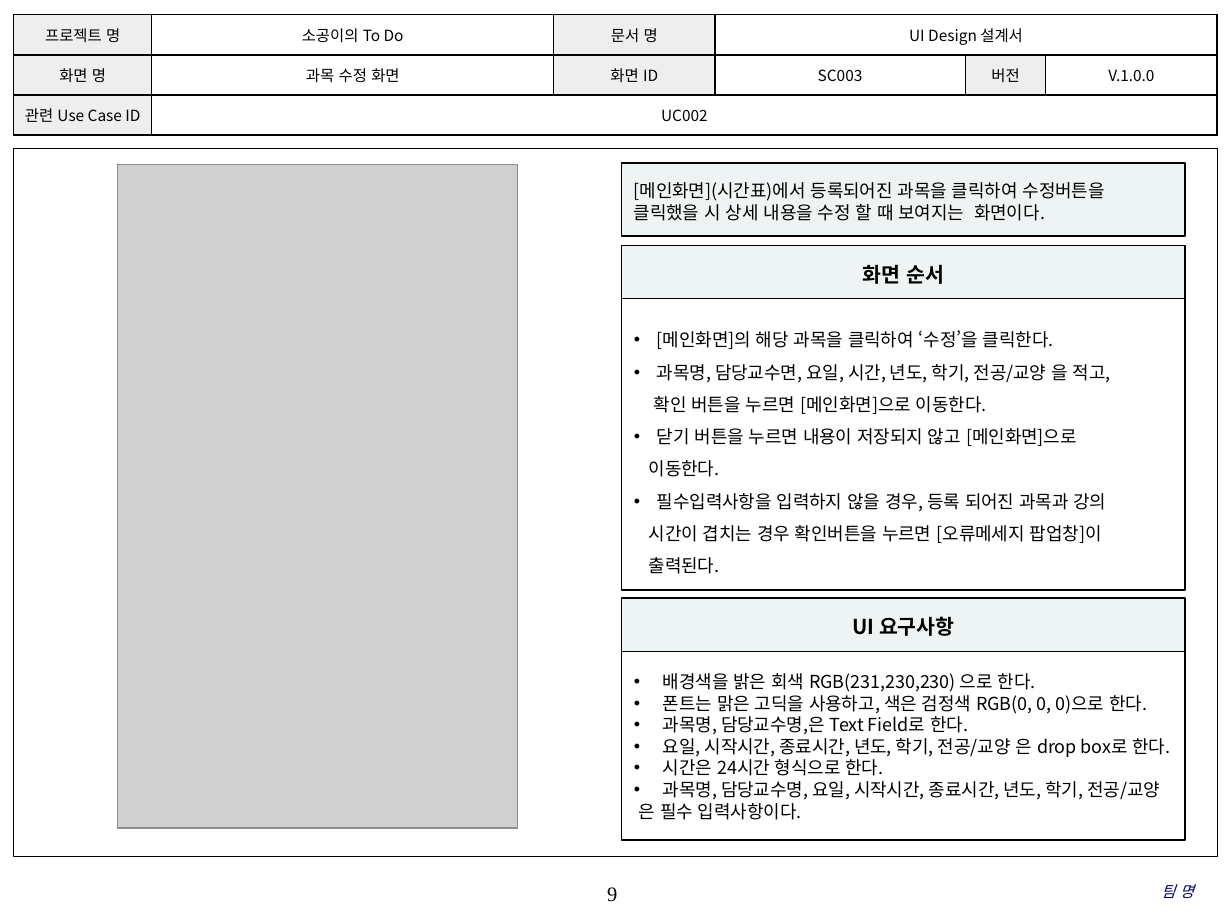
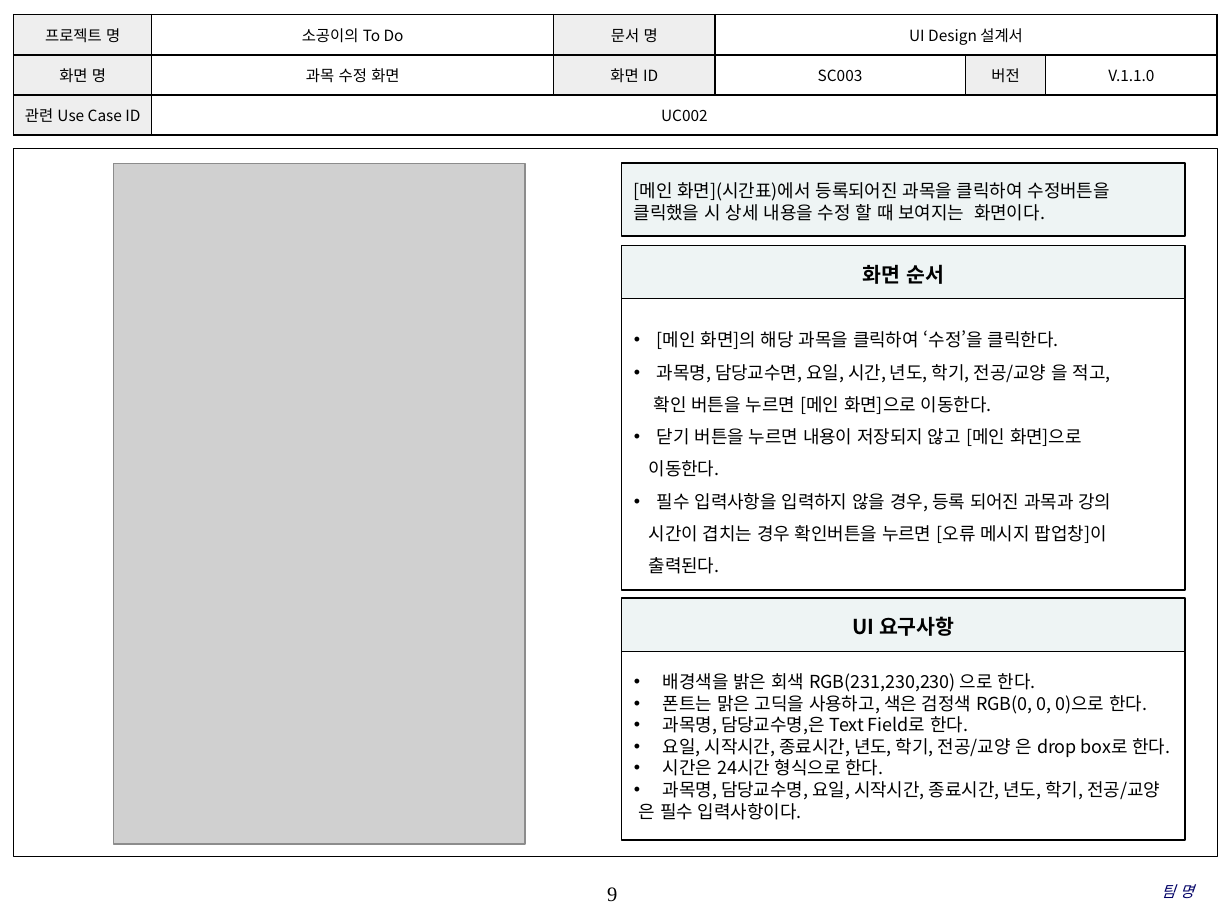
Before and after one commit to SE-admin/SE2017_5_mixharmony, a slide deck: slide 9 of doc/3_ 설계서/UI Design_05_penta.pptx. Drawn at 1232x924 pixels with LibreOffice and Linux fonts; fonts in the diff are those of the drawing; grey boxes stand for pictures; background and template pictures are left out. Boxes give left, top, right and bottom in pixels: in the first picture for what was removed or moved away, otherwise in the second. Text is boxed around its words. In the diff, an @@ line names an element or a change of style, - is before the commit and + after.

Commit message:
#913 요구사항 변경에 따른 UI Design 수정

```diff
--- a/doc/3_ 설계서/UI Design_05_penta.pptx
+++ b/doc/3_ 설계서/UI Design_05_penta.pptx
@@ table at (x1=14, y1=15, x2=1216, y2=136) @@
-row 2, column 6: V.1.0.0
+row 2, column 6: V.1.1.0
@@ picture resized from (x1=117, y1=165, x2=517, y2=828) to (x1=113, y1=163, x2=525, y2=844) @@
@@ text in rectangle at (x1=634, y1=182, x2=1110, y2=201): spaces changed @@
-[메인화면](시간표)에서 등록되어진 과목을 클릭하여 수정버튼을
+[메인 화면](시간표)에서 등록되어진 과목을 클릭하여 수정버튼을
@@ text in rectangle at (x1=657, y1=330, x2=1059, y2=349): spaces changed @@
-• [메인화면]의 해당 과목을 클릭하여 ‘수정’을 클릭한다.
+• [메인 화면]의 해당 과목을 클릭하여 ‘수정’을 클릭한다.
@@ text in rectangle at (x1=654, y1=396, x2=1082, y2=446): spaces changed @@
-확인 버튼을 누르면 [메인화면]으로 이동한다.
-• 닫기 버튼을 누르면 내용이 저장되지 않고 [메인화면]으로
+확인 버튼을 누르면 [메인 화면]으로 이동한다.
+• 닫기 버튼을 누르면 내용이 저장되지 않고 [메인 화면]으로
@@ text in rectangle at (x1=649, y1=493, x2=1112, y2=543): text changed @@
-• 필수입력사항을 입력하지 않을 경우, 등록 되어진 과목과 강의
-시간이 겹치는 경우 확인버튼을 누르면 [오류메세지 팝업창]이
+• 필수 입력사항을 입력하지 않을 경우, 등록 되어진 과목과 강의
+시간이 겹치는 경우 확인버튼을 누르면 [오류 메시지 팝업창]이
```
Also in this commit, not shown: 32 other slides changed, 4 slides added.
